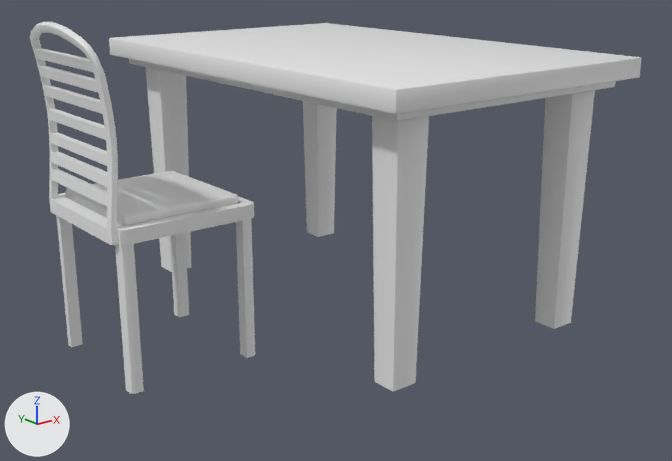
An edit to the FBX model downloadables/FBX/collections3D_model_kitchen.fbx, drawn before and after from the same camera.
The view is the same before and after, from a 50 mm lens placed at (-2.22, -2.68, 1.35), pointed at (-0.2, -0.16, 0.34). The axes (+X, +Y, +Z) are drawn at lower left. The lights are the same throughout.
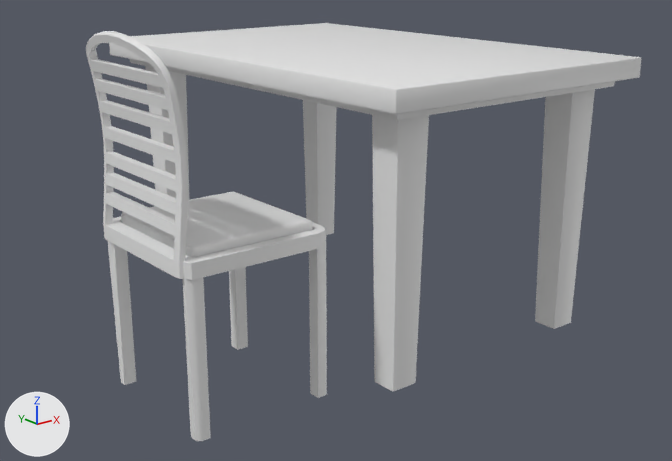
Boxes (x1, y1, x2, y2) around the edits, measured in the pictures (672 x 461 px):
'Cube.001', moved
    before: (30, 22, 255, 394)
    after: (86, 31, 327, 441)

The edits, one by one:
Object 'Cube.001' (ob_cube_001) moves from (-0.99, 0.0, 0.695) to (-0.977, -0.378, 0.695).
